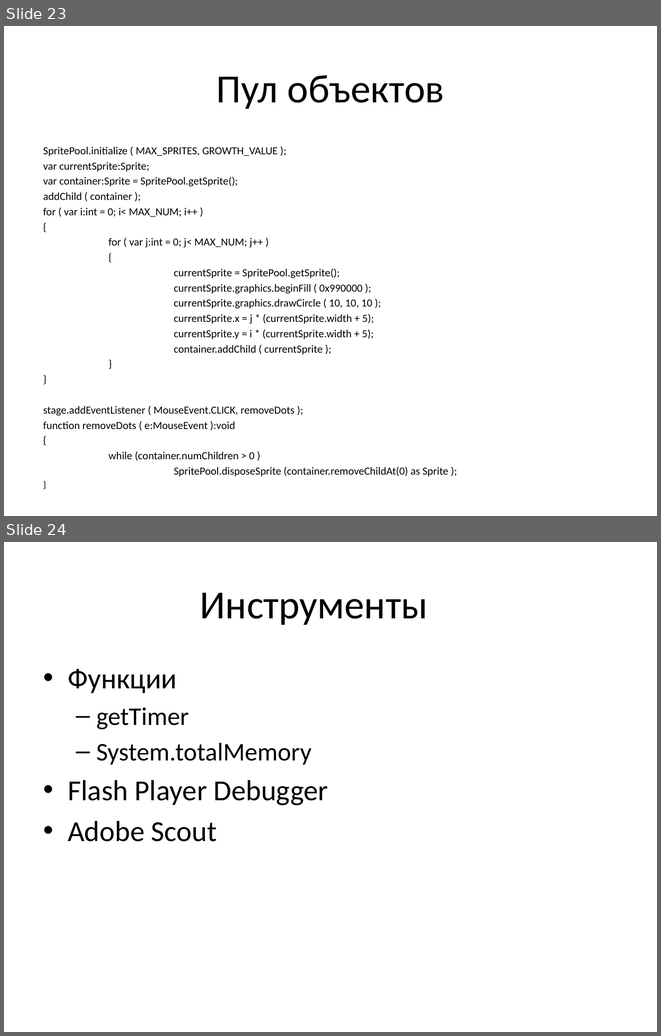
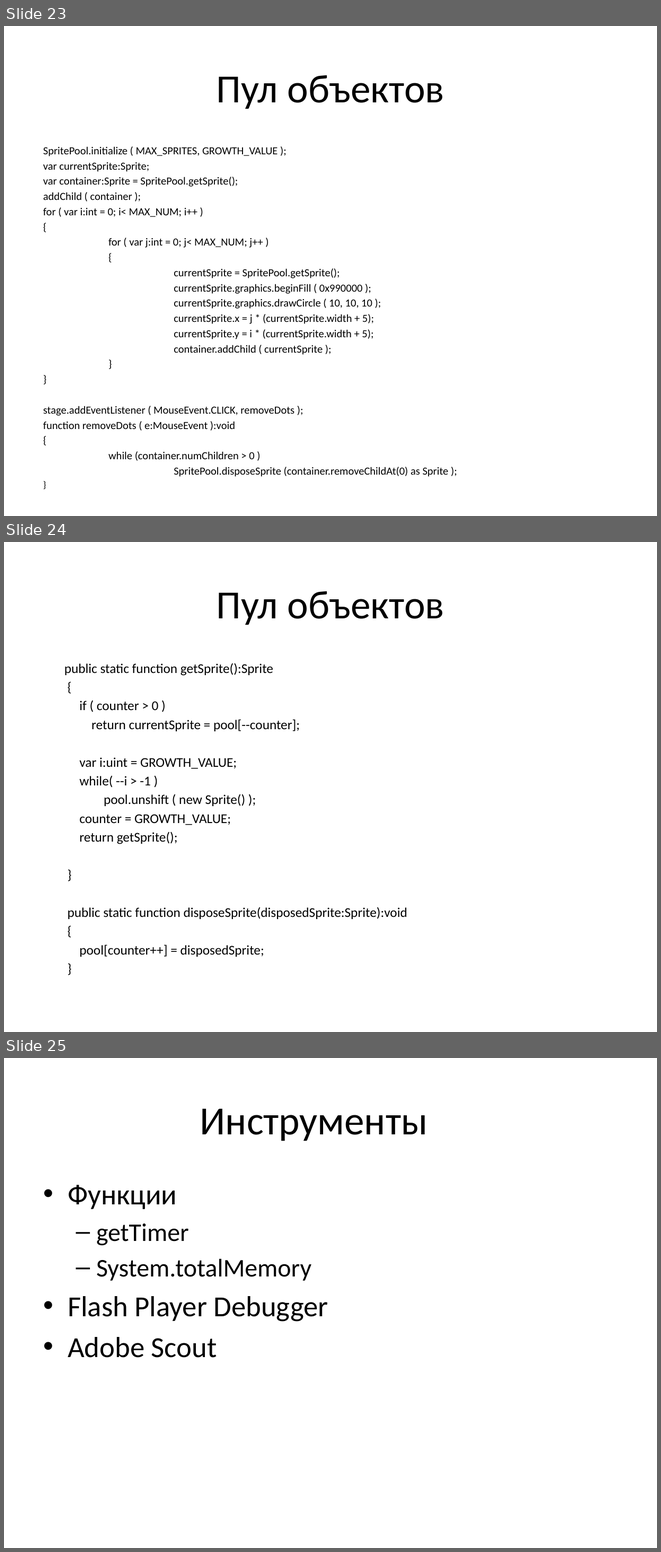
Before and after one commit to schadov/241m-lectures, a slide deck: Flash II.pptx. Shown one above the other, each under a label of ours: slides 23 and 24 before the commit, slides 23, 24 and 25 after it. The pictures are 661x1036 and 661x1552 pixels, drawn with LibreOffice and Linux fonts; fonts in the diff are those of the drawing. Boxes give left, top, right and bottom in pixels: in the first picture for what was removed or moved away, otherwise in the second. Text is boxed around its words. In the diff, an @@ line names an element or a change of style, - is before the commit and + after.

```diff
--- a/Flash II.pptx
+++ b/Flash II.pptx
@@ slide 24 added at (x1=4, y1=542, x2=657, y2=1032), background #FFFFFF @@
@@ title added at (x1=217, y1=591, x2=444, y2=625), 44 pt, text #000000 @@
+Пул объектов
@@ text added at (x1=64, y1=663, x2=407, y2=956), 14.8 pt, text #000000 @@
+public static function getSprite():Sprite
+{
+if ( counter > 0 )
+return currentSprite = pool[--counter];
+var i:uint = GROWTH_VALUE;
+while( --i > -1 )
+pool.unshift ( new Sprite() );
+counter = GROWTH_VALUE;
+return getSprite();
+}
+public static function disposeSprite(disposedSprite:Sprite):void
+{
+pool[counter++] = disposedSprite;
+}
@@ what was slide 24 is now slide 25 @@
```
Also in this commit, not shown: 5 slides changed.
